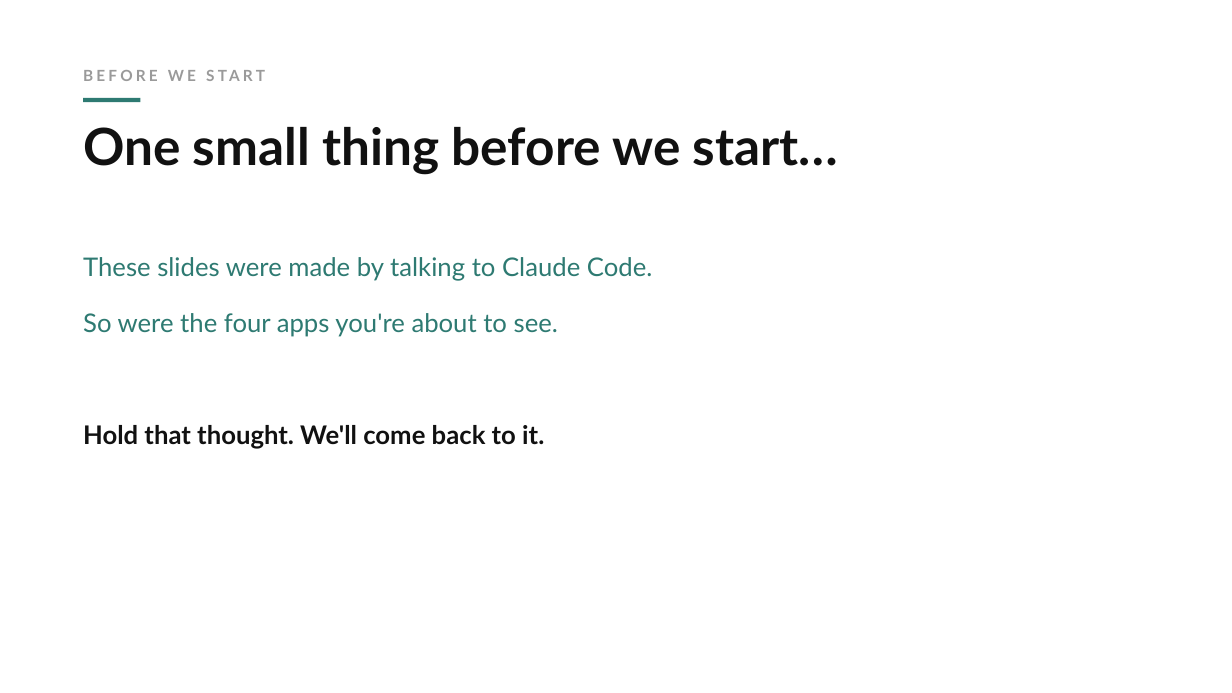
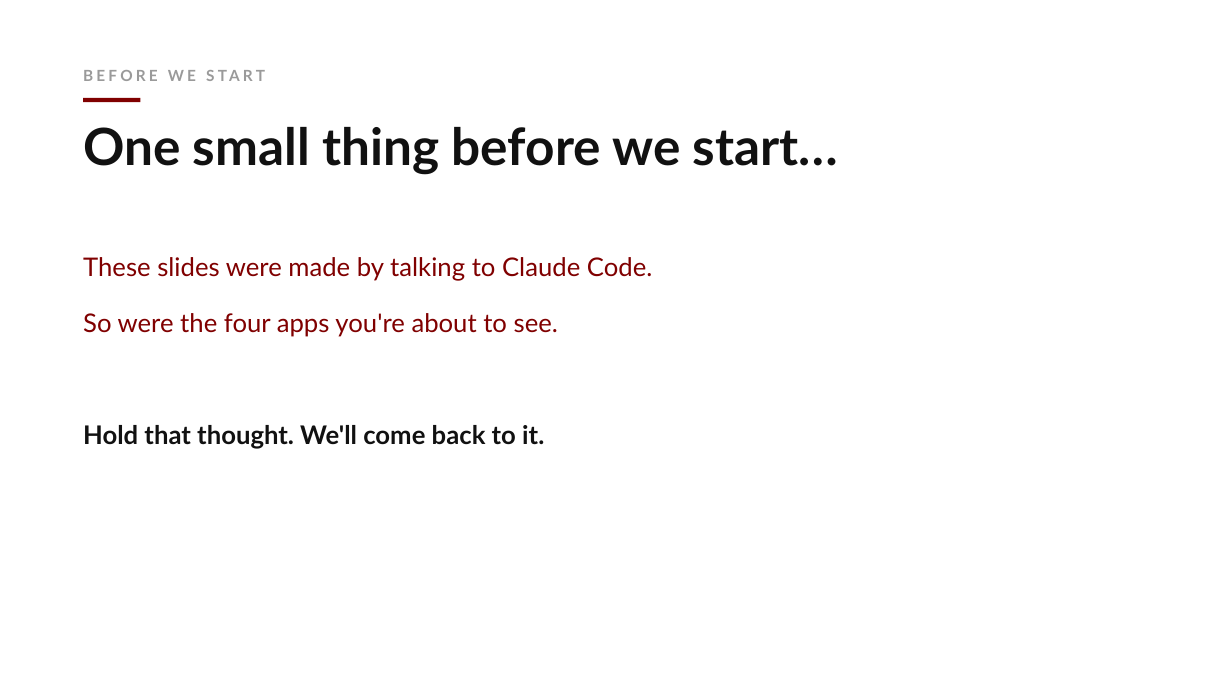
Before and after one commit to batuhan-gundogdu/uchicago-claude-code-workshop, a slide deck: slide 6 of deck/workshop.pptx. Drawn at 1232x693 pixels with LibreOffice and Linux fonts; fonts in the diff are those of the drawing. Boxes give left, top, right and bottom in pixels: in the first picture for what was removed or moved away, otherwise in the second. Text is boxed around its words. In the diff, an @@ line names an element or a change of style, - is before the commit and + after.

```diff
--- a/deck/workshop.pptx
+++ b/deck/workshop.pptx
@@ rectangle at (83, 98, 140, 102): fill #2E7A72 to #800000 @@
@@ text at (83, 257, 653, 337): text colour #2E7A72 to #800000 in "These slides were made by talking to ...", "So were the four apps you're about ..." @@
```
Also in this commit, not shown: 16 other slides changed, 1 other file.
